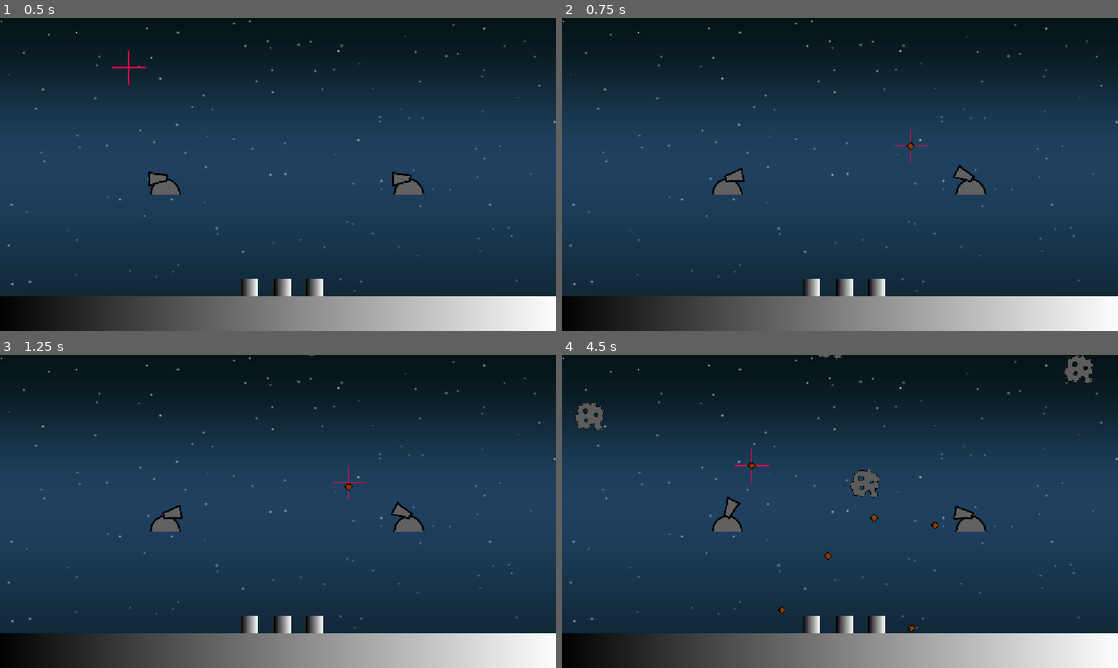
Above: before the commit, frames 1-4 (two rows, left to right).
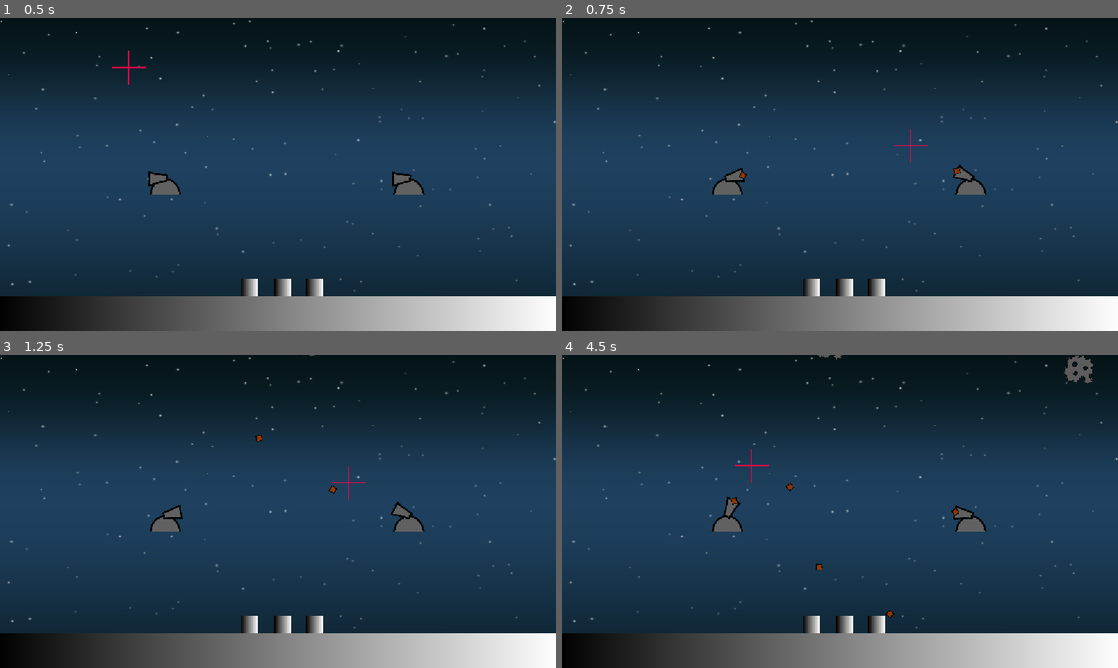
Above: after the commit, the same moments.

Repository: AndrewHay/meteor-strike
Game: Godot game, scene res://root.tscn
Two runs of this game, one before a commit and one after it. Both use one fixed random seed, a clock stepped at 60 frames per second and the inputs below.
Inputs (mouse positions are in pixels of both pictures, inside the frame that each line leads up to):
- Up to frame 1 (0.5 s): no input
- Up to frame 2 (0.75 s): tap Enter at 0.5 s; move the mouse to (962, 158) at 0.52 s; click (962, 158) at 0.67 s
- Up to frame 3 (1.25 s): no input
- Up to frame 4 (4.5 s): move the mouse to (728, 527) at 1.27 s; click (728, 527) at 1.42 s; move the mouse to (895, 442) at 2.02 s; click (895, 442) at 2.17 s; move the mouse to (812, 574) at 2.77 s; click (812, 574) at 2.92 s; move the mouse to (1006, 558) at 3.52 s; click (1006, 558) at 3.67 s; move the mouse to (673, 464) at 4.27 s; click (673, 464) at 4.42 s

Frame 1 is identical in both runs. In frame 2, less than 0.1% of the frame differs, in the area x 31-72%, y 39-52%; in frame 3, less than 0.1%; in frame 4, 0.9%, in the area x 2-72%, y 15-89%.

Commit message:
Turrets are shooty shooty

Diff:
--- a/bullet/bullet.gd
+++ b/bullet/bullet.gd
@@ -3,6 +3,7 @@
 # Called when the node enters the scene tree for the first time.
 func _ready() -> void:
 	add_to_group("bullet");
+	linear_velocity = -Vector2.from_angle(rotation) * 1200.0
 
 # Called every frame. 'delta' is the elapsed time since the previous frame.
 func _process(delta: float) -> void:
--- a/crosshair/crosshair.gd
+++ b/crosshair/crosshair.gd
@@ -1,13 +1,9 @@
 extends Sprite2D
-
-const BULLET = preload("res://bullet/bullet.tscn")
 
 # Called when the node enters the scene tree for the first time.
 func _input(event: InputEvent) -> void:
 	if event is InputEventMouseButton and event.is_pressed():
-		var b = BULLET.instantiate()
-		b.position = position
-		get_parent().add_child(b)
+		pass
 	elif event is InputEventMouseMotion:
 		# print("Mouse Motion at: ", event.position)
 		position = event.position
--- a/turret/turret.gd
+++ b/turret/turret.gd
@@ -1,10 +1,15 @@
 extends Sprite2D
+
+const BULLET = preload("res://bullet/bullet.tscn")
 
 @export var barrel : Sprite2D
 
 # Called when the node enters the scene tree for the first time.
 func _input(event: InputEvent) -> void:
 	if event is InputEventMouseButton and event.is_pressed():
-		print("pew")
+		var b = BULLET.instantiate()
+		b.position = position
+		b.rotation = barrel.rotation
+		get_parent().add_child(b)
 	elif event is InputEventMouseMotion:
 		barrel.rotation = atan2(position.y - event.position.y, position.x - event.position.x)
